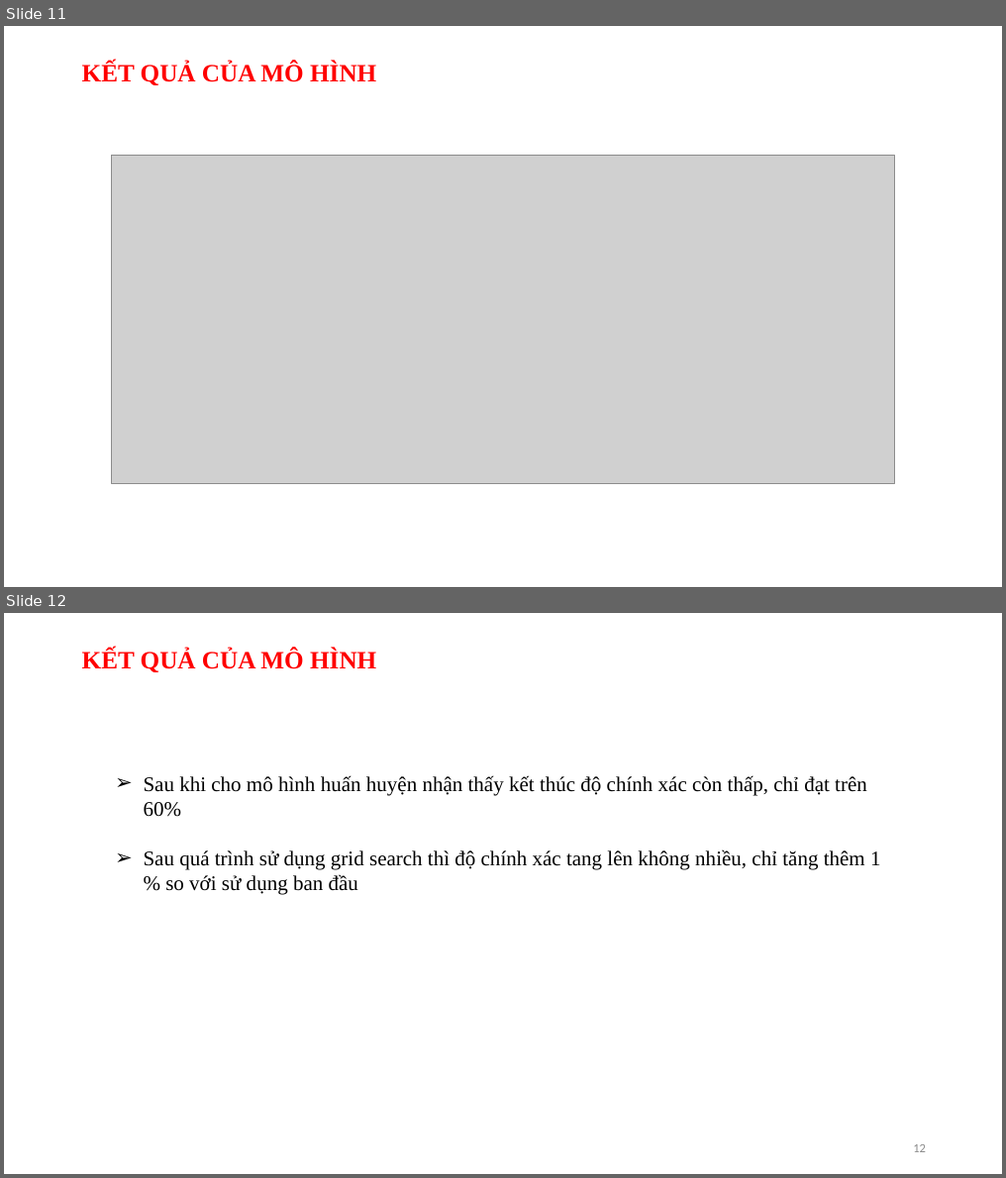
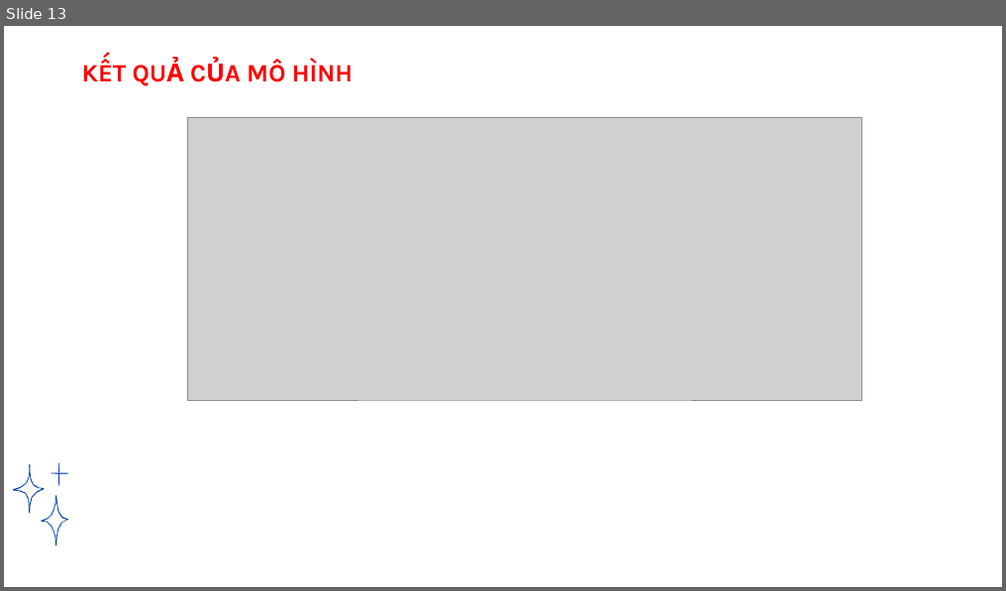
Before and after one commit to tantlu/ramen_rating_2024, a slide deck: Baove.pptx. Shown one above the other, each under a label of ours: slides 11 and 12 before the commit, slide 13 after it. The pictures are 1006x1178 and 1006x591 pixels, drawn with LibreOffice and Linux fonts; fonts in the diff are those of the drawing; grey boxes stand for pictures; background and template pictures are left out. Boxes give left, top, right and bottom in pixels: in the first picture for what was removed or moved away, otherwise in the second. Text is boxed around its words. In the diff, an @@ line names an element or a change of style, - is before the commit and + after.

```diff
--- a/Baove.pptx
+++ b/Baove.pptx
@@ slide 12 removed at [4, 613, 1002, 1174], background #FFFFFF @@
@@ text removed at [82, 649, 376, 672] @@
-KẾT QUẢ CỦA MÔ HÌNH
@@ text removed at [144, 775, 881, 895] @@
-➢ Sau khi cho mô hình huấn huyện nhận thấy kết thúc độ chính xác còn thấp, chỉ đạt trên 60%
-➢ Sau quá trình sử dụng grid search thì độ chính xác tang lên không nhiều, chỉ tăng thêm 1 % so với sử dụng ban đầu
@@ page number removed at [913, 1145, 926, 1153] @@
-12
@@ what was slide 11 is now slide 13 @@
@@ slide 13 changed as well @@
@@ text "KẾT QUẢ CỦA MÔ HÌNH" at [247, 59, 352, 82]: font Times New Roman to Karla @@
@@ picture: place and size @@
-picture at [112, 155, 895, 483]
+picture at [187, 117, 862, 400]
@@ freeform shape added at [13, 464, 68, 547], fill #003DA7 @@
```
Also in this commit, not shown: 11 other slides changed, 3 slides added, 2 other slides removed.
